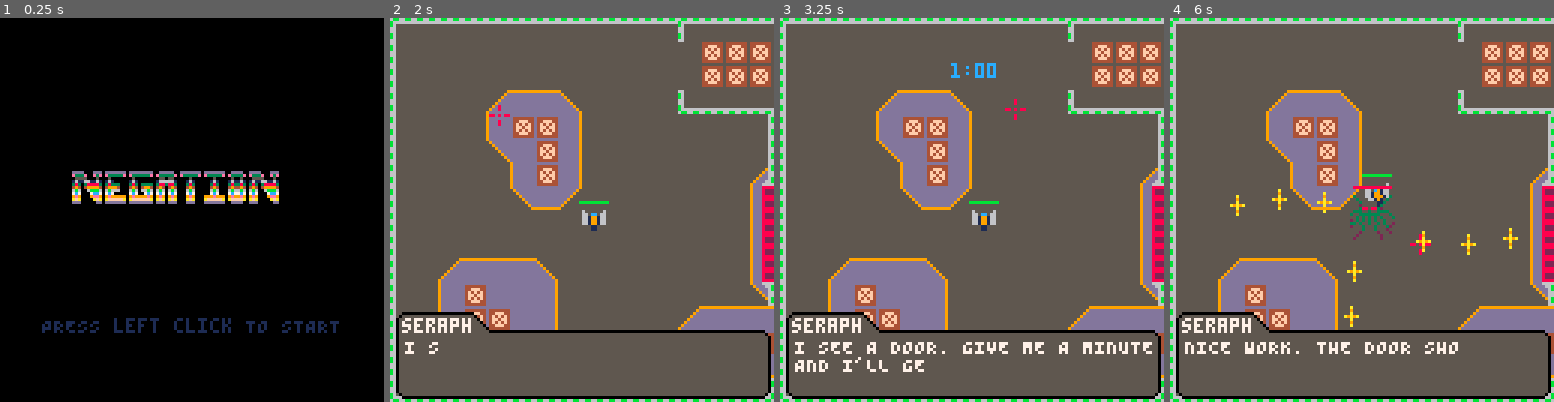
Above: before the commit, frames 1-4 (left to right).
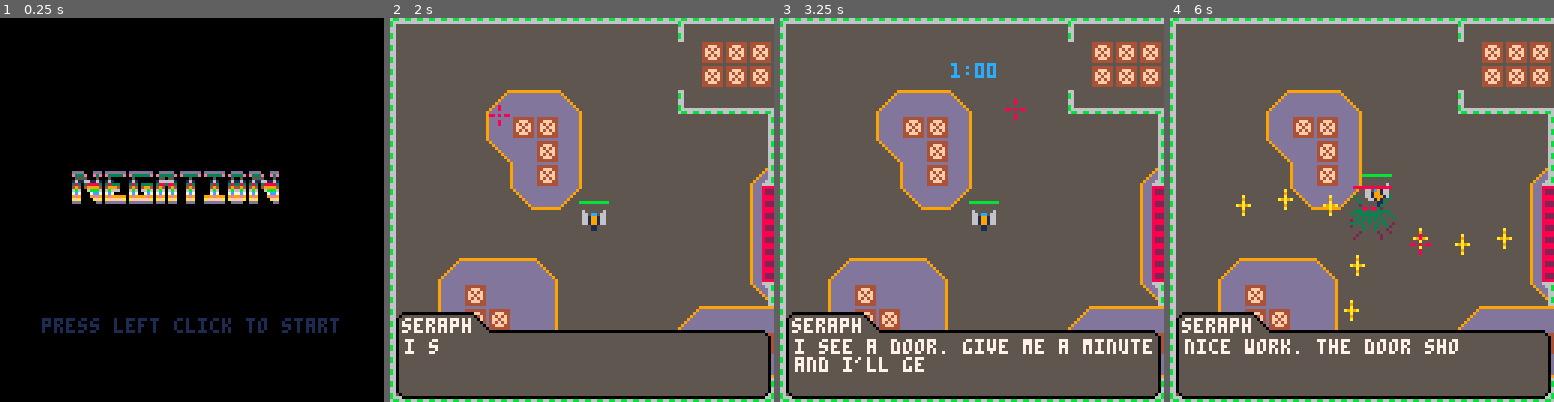
Above: after the commit, the same moments.

Repository: kbrewington/Negation
Game: PICO-8 cartridge negation.p8
Same seed, same stepped clock (60 frames per second), same inputs: the game is played once before the commit and once after it.
Inputs (mouse positions are in pixels of both pictures, inside the frame that each line leads up to):
- Up to frame 1 (0.25 s): no input
- Up to frame 2 (2 s): tap X (X key) at 0.33, 1.07, 1.85 s; click (670, 121) at 0.67 s; tap O (Z key) at 0.7, 1.7 s; click (436, 267) at 1.22 s; hold Right from 1.6 s (still down); click (497, 114) at 1.77 s
- Up to frame 3 (3.25 s): release Right at 2.1 s; tap O (Z key) at 2.1, 2.5, 2.9 s; hold Up 2.15-2.42 s; click (952, 259) at 2.32 s; hold Right 2.47-3.03 s; click (1014, 106) at 2.87 s; tap X (X key) at 2.97 s; hold Left from 3.08 s (still down)
- Up to frame 4 (6 s): tap O (Z key) every 0.4 s from 3.3 to 5.7 s; click (1465, 256) at 3.42 s; release Left at 3.58 s; hold Down 3.63-3.97 s; click (1231, 102) at 3.97 s; hold Right 4.02-4.68 s; tap X (X key) at 4.08, 5.2 s; click (1292, 248) at 4.52 s; hold Up 4.73-5.03 s; click (1354, 94) at 5.07 s; hold Left 5.08-5.68 s; click (1419, 244) at 5.62 s; hold Down from 5.73 s (still down)

The runs differ from the first frame. In frame 1, 0.5% of the frame differs, in the area x 10-89%, y 78-83%; in frame 2, less than 0.1%; in frame 3, 0.9%; in frame 4, 1.3%, in the area x 3-91%, y 44-88%.

Commit message:
cleaned up token count

Diff:
--- a/negation.p8
+++ b/negation.p8
@@ -17,15 +17,15 @@
 --player_sprite = 0
 player_health = 10
 player_max_health = 10
-player_immune_time = 2
+-- player_immune_time = 2
 player_shield = 0
-player_shield_dur = 5
+-- player_shield_dur = 5
 player_speed = 1
 player_angle = 0
 player_fire_rate = .75
-player_power_fire_rate = 1
-player_inv_max = 4
-player_killed = 20
+-- player_power_fire_rate = 1
+-- player_inv_max = 4
+player_killed = 0
 player_tokens = 0
 
 level_lvl = 1
@@ -157,10 +157,10 @@
   init_tele_anim(player)
   yield()
 
-  seraph.text = "READY TO GET TO WORK?"
+  seraph.text = "ready to get to work?"
   yield()
 
-  seraph.text = "I SEE A DOOR. GIVE ME A MINUTEAND I'LL GET IT OPEN."
+  seraph.text = "i see a door. give me a minuteand i'll get it open."
   yield()
 
   fill_enemy_table(1, 65)
@@ -169,14 +169,14 @@
 
   kill_all_enemies(true)
   wait.timer = false
-  seraph.text = "OKAY THAT SHOULD DO...*static*INCOM-*static* B-*static*..."
+  seraph.text = "okay that should do...*static*incom-*static* b-*static*..."
   yield()
 
   init_tele_anim(boss(60, 60, 128, 1, 40))
   yield()
 
   kill_all_enemies(true)
-  seraph.text = "NICE WORK. THE DOOR SHOULD    OPEN NOW."
+  seraph.text = "nice work. the door should    open now."
   yield()
 
   wait.controls,level_change,open_door = true,true,true
@@ -187,14 +187,14 @@
 
   --start level 2
   wait.controls = true
-  seraph.text = "WELCOME TO THE PLANET HECLAO, SUPPOSE TO BE OUR HOME AWAY   FROM HOME."
+  seraph.text = "welcome to the planet heclao, suppose to be our home away   from home."
   add(boss_table, boss(100, 56, 139, 2, 35))
   yield()
 
-  seraph.text = "UNFORTUNATELY WE WEREN'T ALONE"
+  seraph.text = "unfortunately we weren't alone"
   yield()
 
-  seraph.text = "OH, WHO IS THIS LITTLE GUY?   SEEMS TO BE CHECKING YOU OUT."
+  seraph.text = "oh, who is this little guy?   seems to be checking you out."
   yield()
 
   wait.controls,spawn_time_start  = false,60
@@ -267,11 +267,8 @@
 end
 
 function angle_btwn(tx, ty, fx, fy)
-  local diffx, diffy = (tx - fx), (ty - fy)
-  -- local diffy = ty - fy
-  local angle = ((atan2(diffy, diffx) * 360) + 180)%360
-  if (angle <= 0) angle = (angle + 360)%360
-  return angle
+  -- if (angle <= 0) angle = (angle + 360)%360
+  return ((atan2((ty - fy), (tx - fx)) * 360) + 180)%360
 end
 
 --[[
@@ -411,17 +408,13 @@
              b.x = b.x + ((b.x-path.x)*b.speed)*(-1)
              b.y = b.y + ((b.y-path.y)*b.speed)*(-1)
 
-           elseif b.level == 2 then
-             if b.shot_last ~= nil and ((time() - b.shot_last) < 2) and flr(time()*50)%b.fire_rate == 0 then
-               shoot(b.x, b.y, p_ang, 141, false, true)
-               b.x = b.x - 2*sin(p_ang/360)
-               b.y = b.y - 2*cos(p_ang/360)
-             end
-           elseif b.level == 2.5 then
-             if flr(time()*50)%b.fire_rate == 0 then
-               shoot(b.x, b.y, p_ang, 141, false, true)
-               b.x = b.x - 2*sin(p_ang/360)
-               b.y = b.y - 2*cos(p_ang/360)
+           elseif b.level < 3 then
+             if b.level==2.5 or b.shot_last ~= nil and ((time() - b.shot_last) < 2) then
+               if flr(time()*50)%b.fire_rate == 0 then
+                 shoot(b.x, b.y, p_ang, 141, false, true)
+                 b.x = b.x - 2*sin(p_ang/360)
+                 b.y = b.y - 2*cos(p_ang/360)
+               end
              end
            elseif b.level == 3 then
               local ang = (360/(timers["bossstart"]/50))*(10%(timers["bossstart"]/50))
@@ -443,9 +436,10 @@
                  if c[3] <= 0 then
                    circfill(c[1], c[2], 12, 9)
                    if distance(player, {["x"]=c[1],["y"]=c[2]}) <= 15 then
-                      player_health -= 1
-                      sfx(18)
-                      timers["playerlasthit"] = player_immune_time
+                      player_hit(1)
+                      -- player_health -= 1
+                      -- sfx(18)
+                      -- timers["playerlasthit"] = 2 -- player_immune_time
                    end
                    del(b.circs, c)
                  end
@@ -548,7 +542,7 @@
   end
 
   --print("press \x8e/\x97 to start", 20, 100, flr(time()*5)%15+1)
-  print("PRESS left click TO START", hcenter(25), 100, flr(time())%15+1)
+  print("press left click to start", hcenter(25), 100, flr(time())%15+1)
 end
 
 function draw_controls()
@@ -705,10 +699,11 @@
     if e ~= nil then
       if timers["playerlasthit"] == 0 and ent_collide(player, e) then
         if player_shield <= 0 then
-          player_health -= 1
-          sfx(18)
-          --player.last_hit = time()
-          timers["playerlasthit"] = player_immune_time
+          player_hit(1)
+          -- player_health -= 1
+          -- sfx(18)
+          -- --player.last_hit = time()
+          -- timers["playerlasthit"] = 2 -- player_immune_time
         else
           player_shield -= .15
         end
@@ -745,10 +740,10 @@
         sfx(17)
         del(dropped, d)
       elseif d.type == "shield" then
-        player_shield = player_shield_dur
+        player_shield = 5 --player_shield_dur
         sfx(6)
         del(dropped, d)
-      elseif d.type ~= "heart" and #player_inventory < player_inv_max then
+      elseif d.type ~= "heart" and #player_inventory < 4 --[[player_inv_max]] then
         add(player_inventory, d)
         if (#player_inventory < 4) timers["showinv"] = .5
         sfx(19)
@@ -781,37 +776,31 @@
       del(player_bullets, b)
       add(boss_hit_anims, b)
       if (b.rocket) rocket_kill(b)
-      b = nil
-    end
-
-    if b ~= nil then
-      spr_r(b.sprite, b.x, b.y, b.angle, 1, 1)
-      b.move()
-      if (b.duration <= 0) del(player_bullets, b); b = nil
-
-    end
-
-    if b~=nil then
-      for bos in all(boss_table) do
-        if ent_collide(bos, b) then
-          sfx(4,1)
-          bos.health -= ((b.sprite == 48) and 3 or 1)
-          bos.shot_last = time()
-          bos.shot_ang = angle_btwn(player.x+5, player.y+5, bos.x, bos.y)
-          del(player_bullets, b)
-          add(boss_hit_anims, b)
-          if (b.rocket) rocket_kill(b)
-          if bos.health <= 0 then
-            sfx(5,1)
-            add(destroyed_bosses, bos)
-            player_killed += 1
-            del(boss_table, bos)
-            coin.x,coin.y = bos.x,bos.y
-            --bos = nil
-            if (#boss_table == 0) coresume(game)
-          end
-          break
+      return
+    end
+
+    spr_r(b.sprite, b.x, b.y, b.angle, 1, 1)
+    b.move()
+    if (b.duration <= 0) del(player_bullets, b); return
+
+    for bos in all(boss_table) do
+      if ent_collide(bos, b) then
+        sfx(23,1)
+        bos.health -= ((b.sprite == 48) and 3 or 1)
+        bos.shot_last = time()
+        bos.shot_ang = angle_btwn(player.x+5, player.y+5, bos.x, bos.y)
+        del(player_bullets, b)
+        add(boss_hit_anims, b)
+        if (b.rocket) rocket_kill(b)
+        if bos.health <= 0 then
+          sfx(22,1)
+          add(destroyed_bosses, bos)
+          player_killed += 1
+          del(boss_table, bos)
+          coin.x,coin.y = bos.x,bos.y
+          if (#boss_table == 0) coresume(game)
         end
+        break
       end
     end
   end
@@ -825,54 +814,36 @@
     if ent_collide(player, b) then
       if timers["playerlasthit"] == 0 then
         if player_shield <= 0 then
-          player_health -= 1
-          add(boss_hit_anims, b)
-          sfx(18)
+          player_hit(1)
+          -- player_health -= 1
+          -- add(boss_hit_anims, b)
+          -- sfx(18)
           -- player.last_hit = time()
-          timers["playerlasthit"] = player_immune_time
+          -- timers["playerlasthit"] = 2 -- player_immune_time
         else
           add(shield_anims, {b.x, b.y, 10})
           player_shield = player_shield - .15
         end
       end
       del(enemy_bullets, b)
-      b = nil
-    end
-
-    if b~=nil then
-      spr(b.sprite, b.x, b.y)
-      b.move()
-      if (bump(b.x, b.y)) del(enemy_bullets, b); b = nil
-    end
-  end
-end
-
--- function show_leaderboard()
---   rectfill(0,0,128,128,0)
---   print("you died",20, 20, 8)
---   if sort then
---     if (timers["countup"] == 0) then
---        timers["countup"] = .1
---        if(k<player_killed) k+=1
---        if(k==player_killed) sort=false; timers["countup"] = .5
---     end
---     print("killed: "..k, 30, 50, 8)
---   else
---     print("killed: "..player_killed, 30, 50, 8)
---     if (timers["countup"] ~= 0) camera(cos((time()*1000)/3), cos((time()*1000)/2))
---   end
---   in_leaderboard = true
---   print("press \x8e/\x97 to start", 20, 100, flr(time()*5)%15+1)
--- end
+      return
+    end
+
+    spr(b.sprite, b.x, b.y)
+    b.move()
+    if (bump(b.x, b.y)) del(enemy_bullets, b); add(boss_hit_anims, b)
+  end
+end
+
 
 function show_leaderboard()
   rectfill(0,0,128,128,0)
   print("you died",hcenter(8), 55, 8)
   --k = min(player_killed, k+0.5)
   if (k<player_killed-1) k += 0.5
-  local t = "KILLED: "..flr(k)
+  local t = "killed: "..flr(k)
   print(t, hcenter(#t), 63, 5)
-  print("PRESS \x8e/\x97 TO START OVER", 20, 100, flr(time()*5)%15+1)
+  print("press \x8e/\x97 to start over", 20, 100, flr(time()*5)%15+1)
   if (flr(k)==player_killed-1) timers["invalid"] = 0.5; k+=1
   if (timers["invalid"] > 0) camera(cos((time()*1000)/3), cos((time()*1000)/2))
 end
@@ -916,15 +887,14 @@
 
   if bul.current_step <= bul.max_anim_steps then
     local c = colors[flr(time()*100)%(#colors) + 1]
-    local s = flr(time()*100)%4
-    local r = 1
-    if (rnd(1) > .5) r = 0xffff
+    local r = sgn(sin(rnd(10)))
+    -- if (rnd(1) > .5) r = 0xffff
     if (not bul.rocket) then
-      circ(bul.x, bul.y, s, c)
+      circ(bul.x, bul.y, flr(time()*100)%4, c)
     else
       for i=1,3 do
-        circfill((r*rnd(bul.max_anim_steps/2))+bul.x, (r*rnd(bul.max_anim_steps/2))+bul.y, rnd(4), c)
-        circfill((r*rnd(bul.max_anim_steps))+bul.x, (r*rnd(bul.max_anim_steps))+bul.y, .1, c)
+        circfill((r*rnd(bul.max_anim_steps/2))+bul.x, r*rnd(bul.max_anim_steps/2)+bul.y, rnd(4), c)
+        circfill((r*rnd(bul.max_anim_steps))+bul.x, r*rnd(bul.max_anim_steps)+bul.y, .1, c)
       end
       circ(bul.x, bul.y, bul.current_step, c)
     end
@@ -939,12 +909,9 @@
   draw boss destruction animation
 ]]
 function step_boss_destroyed_animation(b)
-  local s = 1 s1 = 1
-  if (flr(rnd(10))%2 == 0) s = 0xffff
-  if (flr(rnd(10))%2 == 0) s1 = 0xffff
   if (b.destroyed_step <= b.destroy_anim_length) then
     for i=1,3 do
-      spr(b.destroy_sequence[flr(b.destroyed_step/30)+1], b.x+s*flr(rnd(8)), b.y+s1*flr(rnd(8)))
+      spr(b.destroy_sequence[flr(b.destroyed_step/30)+1], b.x+sgn(sin(rnd(10)))*flr(rnd(8)), b.y+sgn(sin(rnd(10)))*flr(rnd(8)))
     end
   else
     if (b~= player) del(destroyed_bosses, b)
@@ -998,7 +965,7 @@
 function water_anim()
   for i=0,16 do
     for j=0,16 do
-      if (fget(mget(i+level_x-(level_sx/8), j+level_y-(level_sy/8)),1) and fget(mget(i-1+level_x-(level_sx/8), j-1+level_y-(level_sy/8)),1) and rnd(10) > 9.5) add(water_anim_list, {i*8+rnd(4),j*8+rnd(4), flr(rnd(3)), 7, 25});
+      if (fget(mget(i+level_x-(level_sx/8), j+level_y-(level_sy/8)),1) and rnd(10) > 9.5) add(water_anim_list, {i*8+rnd(4),j*8+rnd(4), flr(rnd(3)), 7, 25});
     end
   end
 end
@@ -1015,41 +982,20 @@
   if friendly then
     local offx, offy = (player.x + 5), (player.y + 5)
     local ang = angle_btwn((stat(32) - 3), (stat(33) - 3), offx, offy)
-    local range = shotgun and 1 or 0
-    local start = shotgun and 0xffff or 0
     offx, offy = (offx - 8*sin(ang / 360)), (offy - 8*cos(ang / 360))
-    for i=start,range,1 do
+    for i=(shotgun and 0xffff or 0),(shotgun and 1 or 0),1 do
       add(player_bullets, bullet(offx, offy, ang+(i*30), spr, friendly, shotgun))
     end
   elseif boss then
-    local offx, offy = (x + 5), (y + 5)
-    -- local offy = y + 5
-    offx, offy = (offx - 16*sin(a / 360)), (offy - 16*cos(a / 360))
-    -- offy = offy - 16*cos(a / 360)
-    add(enemy_bullets, bullet(offx, offy, a, spr, friendly, shotgun))
+    add(enemy_bullets, bullet(((x + 5) - 16*sin(a / 360)), ((y + 5) - 16*cos(a / 360)), a, spr, friendly))
   else
-    local offx, offy = (x - 8*sin(a / 360)), (y - 8*cos(a / 360))
-    -- local offy = y - 8*cos(a / 360)
-    add(enemy_bullets, bullet(offx, offy, a, spr, friendly))
+    add(enemy_bullets, bullet((x - 8*sin(a / 360)), (y - 8*cos(a / 360)), a, spr, friendly))
   end
 end
 
 function skill_tree()
   skills_selected[currently_selected] = false
   local diff = 0
-  local function update_selec()
-          if selection_set[currently_selected] == "health" then
-            player_max_health += 1
-            player_health += 1
-          elseif selection_set[currently_selected] == "fire rate" then
-            player_fire_rate = max(.1, player_fire_rate-.15)
-          elseif selection_set[currently_selected] == "speed" then
-            player_speed += .2
-          end
-          player_tokens -= next_cost[currently_selected]
-          next_cost[currently_selected] += 1
-          -- sfx(1)
-        end
   if btnp(2) then
     diff = 0xffff
     sfx(0)
@@ -1061,11 +1007,18 @@
       in_skilltree = false
       sfx(0)
     elseif (selection_set[currently_selected] == "health" and player_tokens >= next_cost[currently_selected]) then
-      update_selec()
+        player_max_health += 1
+        player_health += 1
+        player_tokens -= next_cost[currently_selected]
+        next_cost[currently_selected] += 1
     elseif (selection_set[currently_selected] == "fire rate" and player_tokens >= next_cost[currently_selected]) then
-      update_selec()
+        player_fire_rate = max(.1, player_fire_rate-.15)
+        player_tokens -= next_cost[currently_selected]
+        next_cost[currently_selected] += 1
     elseif (selection_set[currently_selected] == "speed" and player_tokens >= next_cost[currently_selected]) then
-      update_selec()
+        player_speed += .2
+        player_tokens -= next_cost[currently_selected]
+        next_cost[currently_selected] += 1
     else
       timers["invalid"] = 0.5
       sfx(3)
@@ -1088,9 +1041,7 @@
     if step_destroy_animation(e) then
       if distance(e, player) <= 15 and timers["playerlasthit"] == 0 then
         if player_shield <= 0 then
-          player_health -= 1
-          sfx(18)
-          timers["playerlasthit"] = player_immune_time
+          player_hit(1)
         else
           player_shield -= .15
         end
@@ -1257,7 +1208,11 @@
   end
 end
 
-
+function player_hit(d)
+  player_health -= d
+  sfx(18)
+  timers["playerlasthit"] = 2
+end
 --------------------------------------------------------------------------------
 ---------------------------------- constructor ---------------------------------
 --------------------------------------------------------------------------------
@@ -1338,7 +1293,7 @@
     --========================
     if (stat(34) == 2) and #player_inventory > 0 and timers["rightclick"] == 0 then
       local invt = player_inventory[1]
-      timers["rightclick"] = player_power_fire_rate
+      timers["rightclick"] = 1 -- player_power_fire_rate
 
       if invt.type == "shotgun" then
         shoot(player.x, player.y, player_angle, 34, true, false, true)
@@ -1354,7 +1309,7 @@
         timers["rightclick"], timers["showinv"], timers["showinv2"] = 1, .5, 0
       else
         invt.ammo -= 1
-        timers["showinv2"] = player_power_fire_rate + 0.2
+        timers["showinv2"] = 1.2 --player_power_fire_rate + 0.2
       end
     end
 
@@ -1511,7 +1466,7 @@
   end
 
   for b in all(boss_table) do
-    if (timers["playerlasthit"] == 0 and ent_collide(player, b)) player_health -= 2; sfx(18); timers["playerlasthit"] = player_immune_time
+    if (timers["playerlasthit"] == 0 and ent_collide(player, b)) player_hit(2) --player_health -= 2; sfx(18); timers["playerlasthit"] = 2 -- player_immune_time
     if (b.level ~= 3) then spr(b.sprite, b.x, b.y, 2, 2)
     else sspr(0, 80, 8, 8, b.x, b.y, 16, 16) end
     b.update()
@@ -1541,7 +1496,7 @@
 
   if (seraph.text ~= nil) draw_dialog()
 
-  if (timers["playerlasthit"] > player_immune_time - 0.5) or (timers["invalid"] > 0) then
+  if (timers["playerlasthit"] > 2 --[[player_immune_time]] - 0.5) or (timers["invalid"] > 0) then
     camera(cos((time()*1000)/3), cos((time()*1000)/2))
   else
     camera()
Not shown, changed: the sound effects (__sfx__) section of negation.p8
